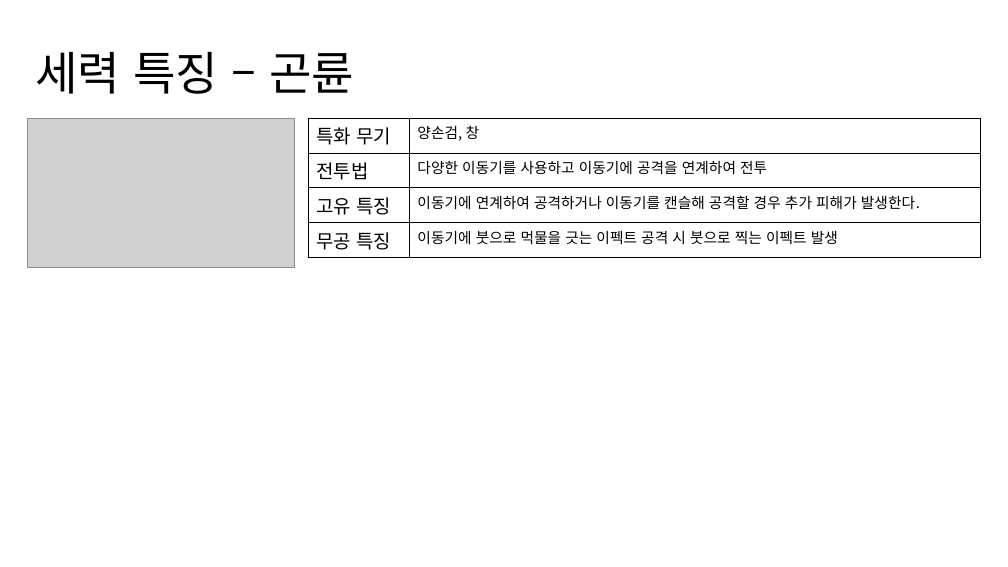
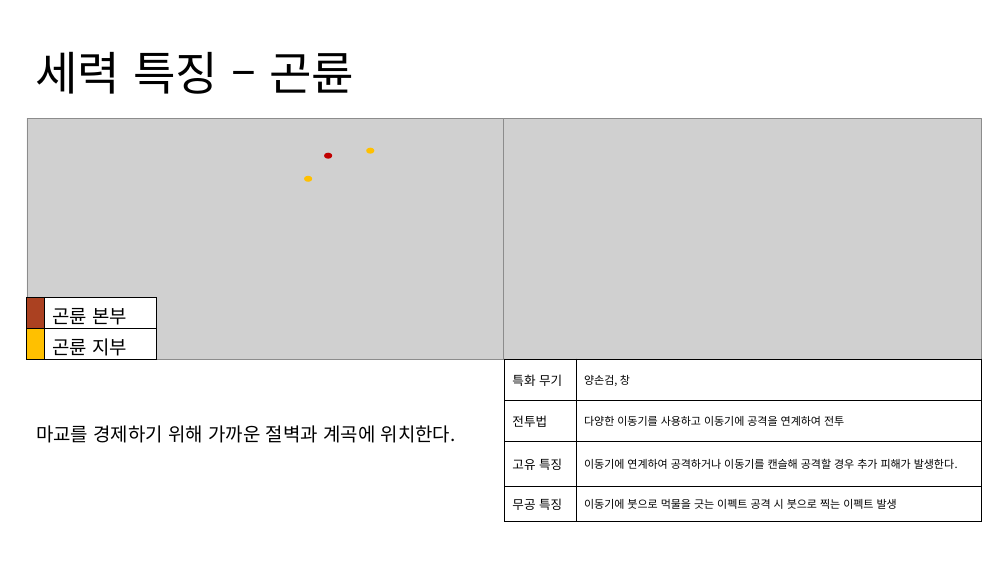
Before and after one commit to yjk0401/unityenginebasic_9th, a slide deck: slide 11 of 기획/세력 기획서.pptx (slide 10 before the commit). Drawn at 1008x567 pixels with LibreOffice and Linux fonts; fonts in the diff are those of the drawing; grey boxes stand for pictures. Boxes give left, top, right and bottom in pixels: in the first picture for what was removed or moved away, otherwise in the second. Text is boxed around its words. In the diff, an @@ line names an element or a change of style, - is before the commit and + after.

```diff
--- a/기획/세력 기획서.pptx
+++ b/기획/세력 기획서.pptx
@@ picture: place and size @@
-picture at [27,119,295,268]
+picture at [504,119,982,359]
@@ group added at [27,118,504,359]: 3 ellipses, 1 picture @@
@@ table added at [26,298,156,360], 2 rows, 2 columns @@
+ | 곤륜 본부
+ | 곤륜 지부
@@ table at [505,359,982,522] @@
@@ size 18 to 12 pt in "특화 무기", "전투법", "고유 특징", "무공 특징" @@
@@ size 14 to 10.5 pt in "양손검, 창", "다양한 이동기를 사용하고 이동기에 공격을 연계하여 전투", "이동기에 연계하여 공격하거나 이동기를 캔슬해 공격할 경우 ...", "이동기에 붓으로 먹물을 긋는 이펙트 공격 시 ..." @@
@@ table: place and size @@
-table at [309,118,982,254]
+table at [505,359,982,522]
@@ text added at [36,425,456,443], 18 pt, text #000000 @@
+마교를 경제하기 위해 가까운 절벽과 계곡에 위치한다.
```
Also in this commit, not shown: 13 other slides changed, 1 slide added, 1 other file.
